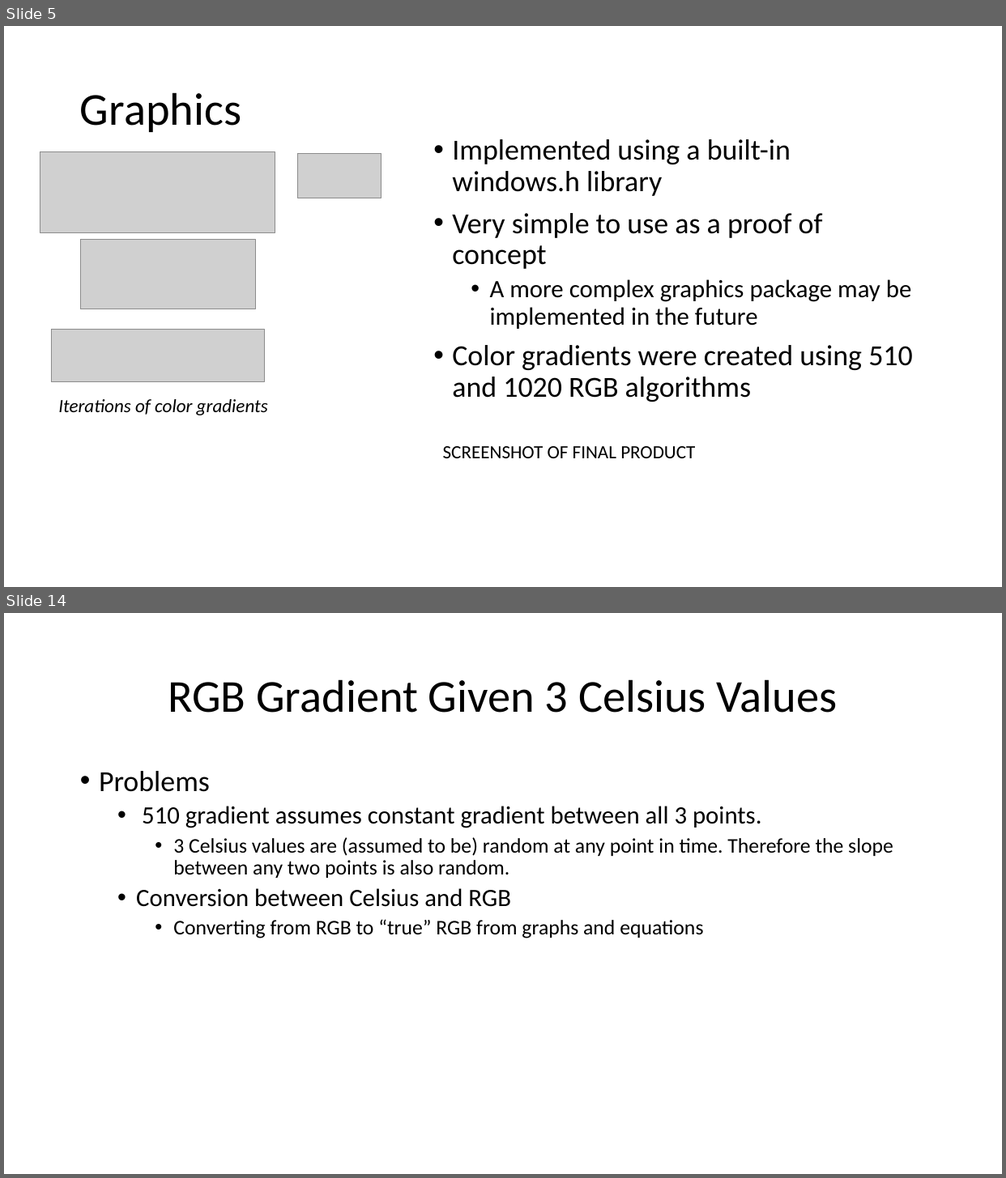
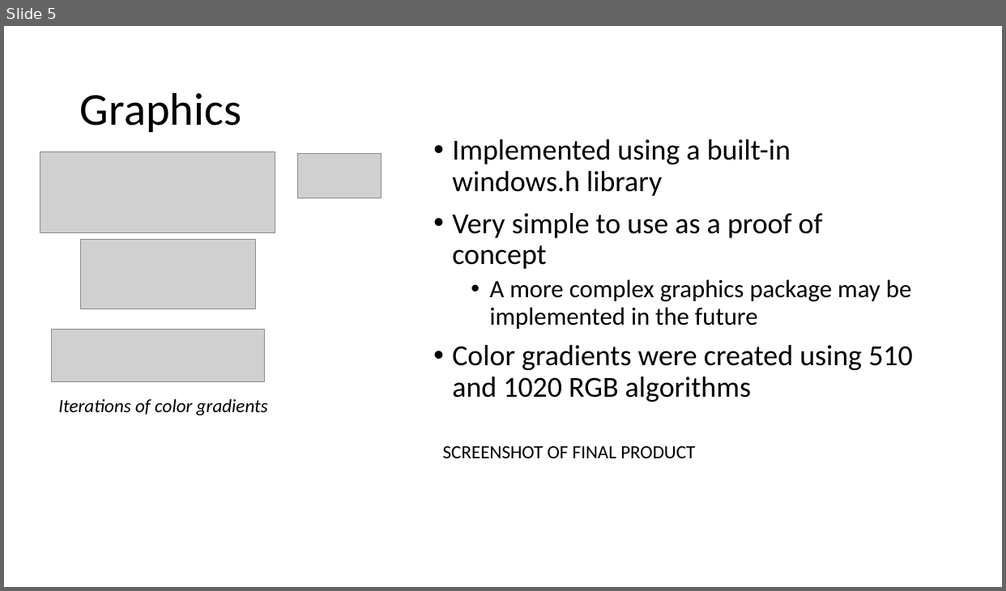
Before and after one commit to maxhouck/ECE3220FinalProject, a slide deck: Final.pptx. Shown one above the other, each under a label of ours: slides 5 and 14 before the commit, slide 5 after it; the slides between them are not shown. The pictures are 1006x1178 and 1006x591 pixels, drawn with LibreOffice and Linux fonts; fonts in the diff are those of the drawing; grey boxes stand for pictures. Boxes give left, top, right and bottom in pixels: in the first picture for what was removed or moved away, otherwise in the second. Text is boxed around its words. In the diff, an @@ line names an element or a change of style, - is before the commit and + after.

```diff
--- a/Final.pptx
+++ b/Final.pptx
@@ slide 14 removed at <box>4,613,1002,1174</box>, background #FFFFFF @@
@@ title removed at <box>168,679,837,713</box> @@
-RGB Gradient Given 3 Celsius Values
@@ text removed at <box>99,771,893,939</box> @@
-• Problems
-  • 510 gradient assumes constant gradient between all 3 points.
-    • 3 Celsius values are (assumed to be) random at any point in time. Therefore the slope between any two points is also random.
-  • Conversion between Celsius and RGB
-    • Converting from RGB to “true” RGB from graphs and equations
```
Also in this commit, not shown: 2 slides changed, 10 other slides removed.
